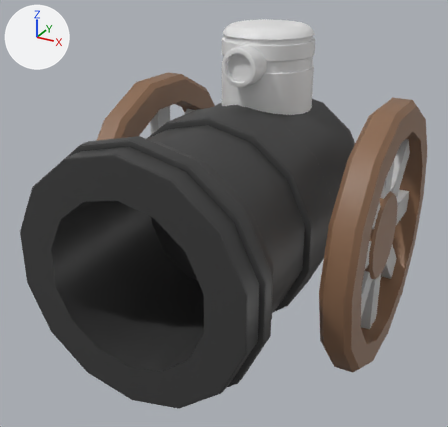
The FBX model Assets/2_Art/Models/Robots/Cannon/Cannon.fbx: old version first, new version second.
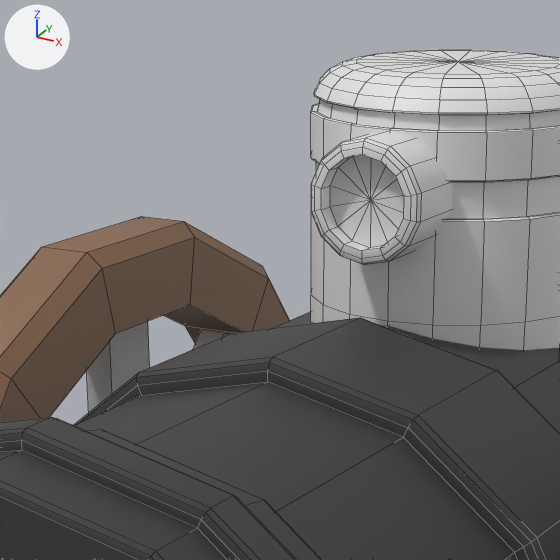
Each version is shown whole from a 50 mm camera at (2.746, -5.428, 2.515) aimed at (-0.098, -0.259, -0.07), then close up on the part from 27% to 67% of the width and 1% to 43% of the height. Lighting does not change. The marker at upper left points along +X, +Y and +Z. The close-ups show mesh edges as thin lines. Where no turn or scale is listed for an object, it has been applied to the vertices.

The first close-up shows 'Canon', 'Eye', 'Robot', 'pCube3.001', 'pTorus2.001'.
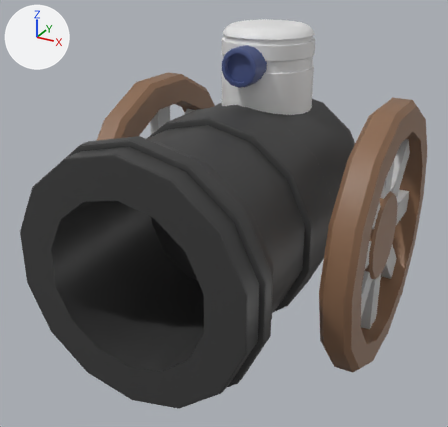
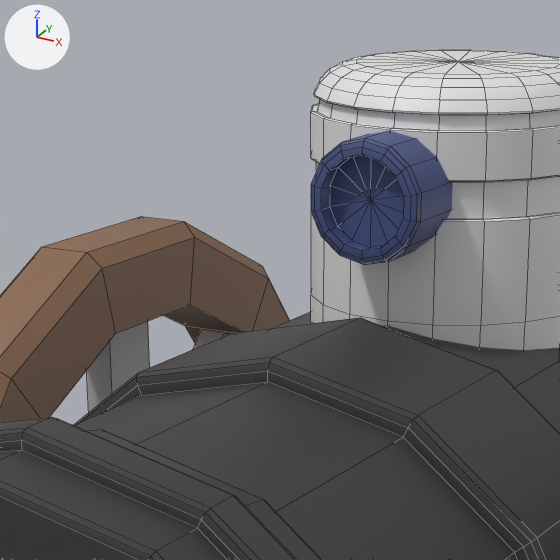
Boxes [x1, y1, x2, y2] around the edits, measured in the close-ups (560 x 560 px):
'Eye', recoloured (grey to blue): [311, 131, 453, 265] in both

What the commit changed:
Material 'Ojo' (mat_ojo) is new.
Its base color is (0.0652, 0.0905, 0.237) (blue #485586).
me_mesh_003 has 85 vertices, 84 faces and spans x -0.185..0.185, y -0.22..0.22, z -0.19..0.19.
me_mesh_003 no longer uses material mat_robot1 (light grey #e4e4e4).
me_mesh_003 now uses material mat_ojo (blue #485586).
